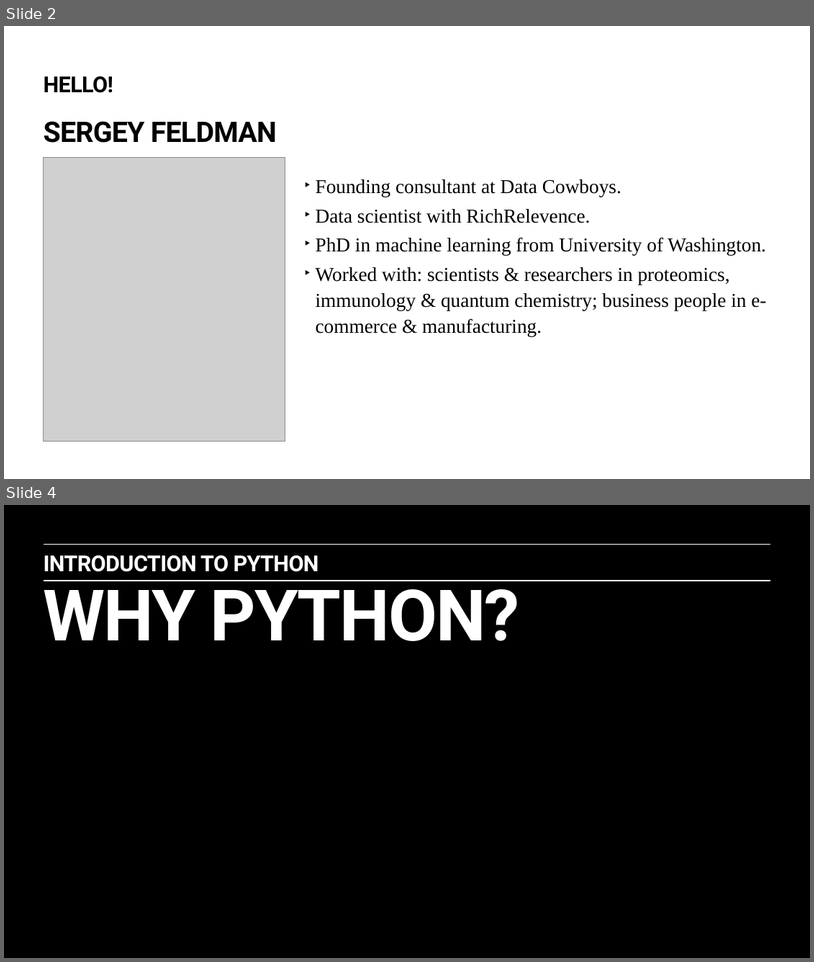
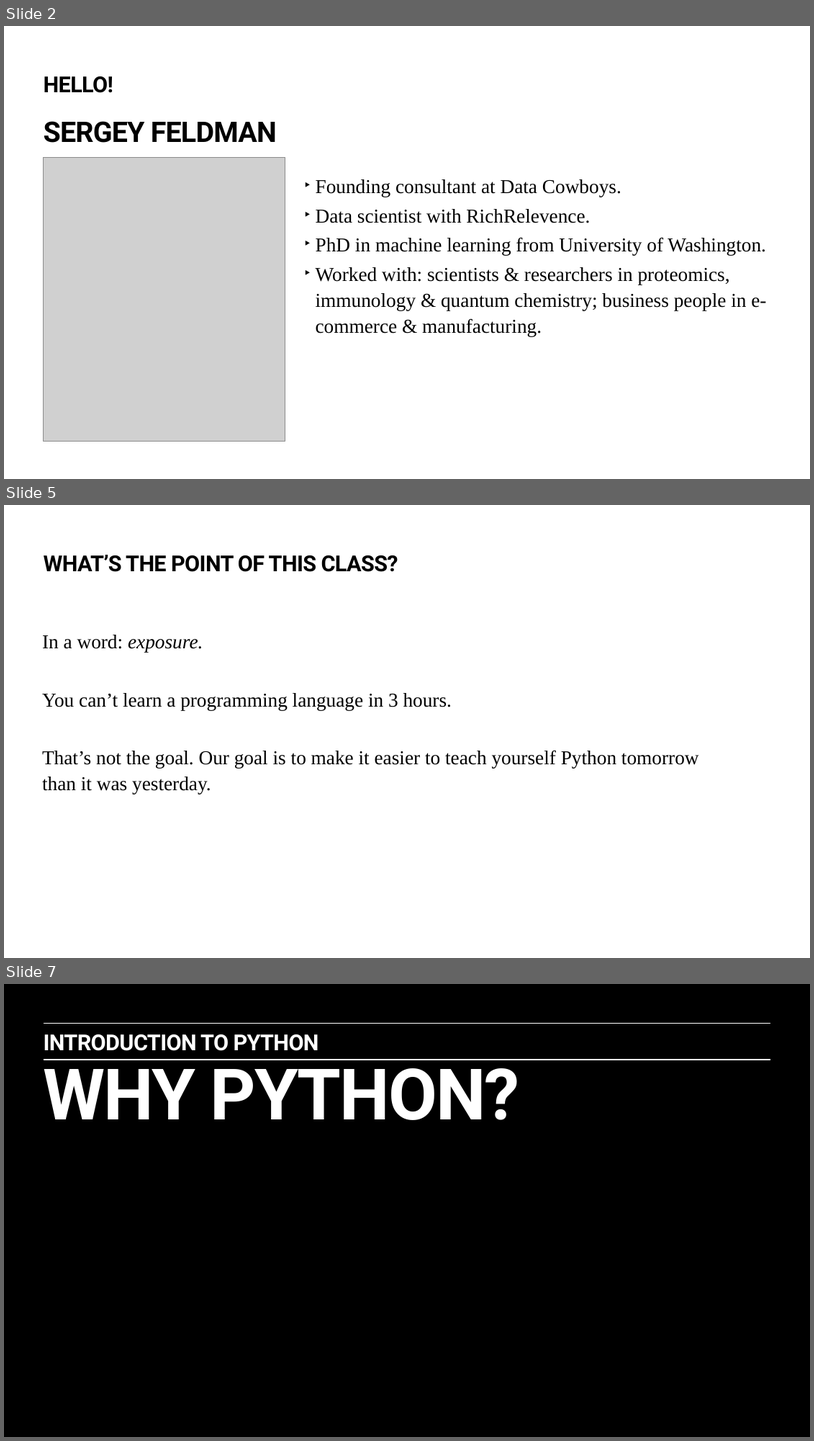
Before and after one commit to sergeyf/Python_intro_class, a slide deck: Python_Course_1.pptx. Shown one above the other, each under a label of ours: slides 2 and 4 before the commit, slides 2, 5 and 7 after it; the slides between them are not shown. The pictures are 814x962 and 814x1441 pixels, drawn with LibreOffice and Linux fonts; fonts in the diff are those of the drawing; grey boxes stand for pictures. Boxes give left, top, right and bottom in pixels: in the first picture for what was removed or moved away, otherwise in the second. Text is boxed around its words. In the diff, an @@ line names an element or a change of style, - is before the commit and + after.

```diff
--- a/Python_Course_1.pptx
+++ b/Python_Course_1.pptx
@@ slide 5 added at <box>4,505,810,958</box>, background #FFFFFF @@
@@ text added at <box>44,555,399,572</box>, 28 pt, text #000000, bold @@
+WHAT’S THE POINT OF THIS CLASS?
@@ text added at <box>42,635,700,794</box>, 25 pt, text #000000 @@
+  In a word: exposure.
+  You can’t learn a programming language in 3 hours.
+  That’s not the goal. Our goal is to make it easier to teach yourself Python tomorrow than it was yesterday.
@@ what was slide 4 is now slide 7 @@
```
Also in this commit, not shown: 8 slides changed, 4 other slides added, 2 other files.
